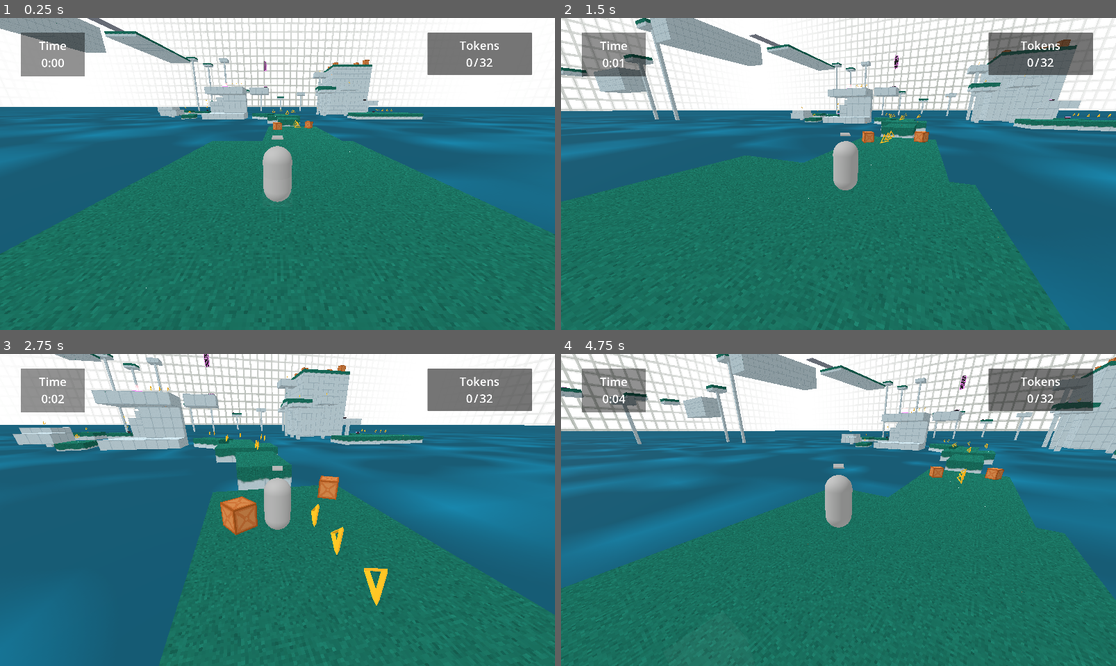
Above: before the commit, frames 1-4 (two rows, left to right).
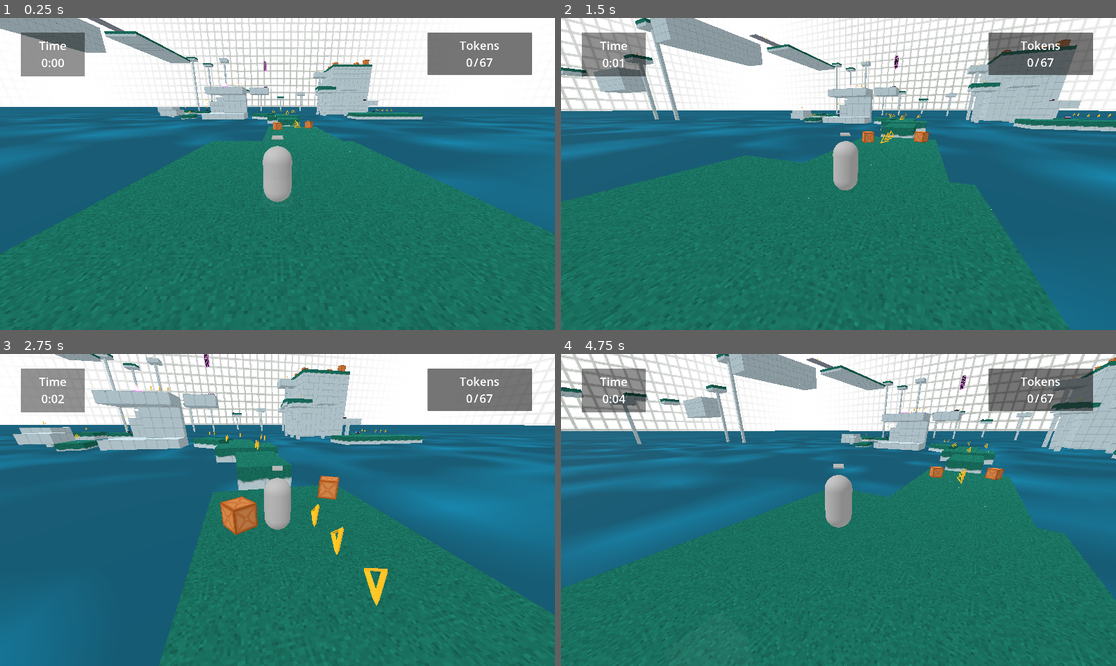
Above: after the commit, the same moments.

Repository: Nigel-Karunaratne/3DPlatformer_Godot4
Game: Godot game, scene res://level_scenes/monument1.tscn
Same seed, same stepped clock (60 frames per second), same inputs: the game is played once before the commit and once after it. The project has no main scene, so this scene is started directly.
Inputs (mouse positions are in pixels of both pictures, inside the frame that each line leads up to):
- Up to frame 1 (0.25 s): no input
- Up to frame 2 (1.5 s): tap Enter at 0.5 s; move the mouse to (866, 174) at 0.52 s; hold W (move_forward) from 0.53 s (still down); tap R at 0.6 s; tap Space (jump) at 0.77 s; move the mouse to (810, 174) at 1.27 s; tap T at 1.35 s
- Up to frame 3 (2.75 s): keep holding W (move_forward); tap Space (jump) at 1.52 s; move the mouse to (288, 503) at 2.02 s; hold F from 2.03 s (still down)
- Up to frame 4 (4.75 s): keep holding W (move_forward); move the mouse to (832, 516) at 2.77 s; release F at 2.78 s; tap R at 2.85 s; tap Space (jump) at 3.02, 3.77, 4.52 s; move the mouse to (877, 513) at 3.52 s; tap T at 3.6 s; right-click (877, 513) at 4.25 s; move the mouse to (794, 506) at 4.27 s; tap F at 4.35 s

The runs differ from the first frame. In frame 1, less than 0.1% of the frame differs, in the area x 18-89%, y 0-24%; in frame 2, less than 0.1%, in the area x 13-89%, y 5-24%; in frame 3, less than 0.1%; in frame 4, less than 0.1%.

Commit message:
Finish adding collectables to level

Diff:
--- a/level_scenes/monument1.tscn
+++ b/level_scenes/monument1.tscn
@@ -48,7 +48,7 @@
 level = 1
 checkpoints = [NodePath("../Checkpoints/CheckpointNode3D2"), NodePath("../Checkpoints/CheckpointNode3D3"), NodePath("../Checkpoints/CheckpointNode3D4"), NodePath("../Checkpoints/CheckpointINode3D")]
 current_checkpoint = NodePath("../Checkpoints/CheckpointINode3D")
-level_collectable_count = 32
+level_collectable_count = 67
 game_ui = NodePath("../GameUIControl")
 death_ui = NodePath("../DeathUIControl")
 pause_ui = NodePath("../PauseUIControl")
@@ -438,14 +438,119 @@
 [node name="CollectableNode3D33" parent="Collectables" instance=ExtResource("20_opsjm")]
 transform = Transform3D(1, 0, 0, 0, 1, 0, 0, 0, 1, 39, 2.5, -71.5)
 
-[node name="CollectableNode3D34" parent="Collectables" instance=ExtResource("20_opsjm")]
-transform = Transform3D(1, 0, 0, 0, 1, 0, 0, 0, 1, 30, 13, -80)
-
 [node name="CollectableNode3D35" parent="Collectables" instance=ExtResource("20_opsjm")]
 transform = Transform3D(1, 0, 0, 0, 1, 0, 0, 0, 1, 20.5, 12, -78.5)
 
 [node name="CollectableNode3D36" parent="Collectables" instance=ExtResource("20_opsjm")]
 transform = Transform3D(1, 0, 0, 0, 1, 0, 0, 0, 1, 21, 20, -96.5)
+
+[node name="CollectableNode3D37" parent="Collectables" instance=ExtResource("20_opsjm")]
+transform = Transform3D(1, 0, 0, 0, 1, 0, 0, 0, 1, 34, 23, -110.5)
+
+[node name="CollectableNode3D38" parent="Collectables" instance=ExtResource("20_opsjm")]
+transform = Transform3D(1, 0, 0, 0, 1, 0, 0, 0, 1, 34, 23, -112)
+
+[node name="CollectableNode3D39" parent="Collectables" instance=ExtResource("20_opsjm")]
+transform = Transform3D(1, 0, 0, 0, 1, 0, 0, 0, 1, 34, 23, -109)
+
+[node name="CollectableNode3D40" parent="Collectables" instance=ExtResource("20_opsjm")]
+transform = Transform3D(1, 0, 0, 0, 1, 0, 0, 0, 1, 34, 21, -125.5)
+
+[node name="CollectableNode3D41" parent="Collectables" instance=ExtResource("20_opsjm")]
+transform = Transform3D(1, 0, 0, 0, 1, 0, 0, 0, 1, 34, 20.5, -127)
+
+[node name="CollectableNode3D42" parent="Collectables" instance=ExtResource("20_opsjm")]
+transform = Transform3D(1, 0, 0, 0, 1, 0, 0, 0, 1, 32.5, 18.5, -135)
+
+[node name="CollectableNode3D43" parent="Collectables" instance=ExtResource("20_opsjm")]
+transform = Transform3D(1, 0, 0, 0, 1, 0, 0, 0, 1, 32.5, 18, -136.5)
+
+[node name="CollectableNode3D46" parent="Collectables" instance=ExtResource("20_opsjm")]
+transform = Transform3D(1, 0, 0, 0, 1, 0, 0, 0, 1, 19, 15, -158)
+
+[node name="CollectableNode3D47" parent="Collectables" instance=ExtResource("20_opsjm")]
+transform = Transform3D(1, 0, 0, 0, 1, 0, 0, 0, 1, -13.5, 17.5, -158)
+
+[node name="CollectableNode3D48" parent="Collectables" instance=ExtResource("20_opsjm")]
+transform = Transform3D(1, 0, 0, 0, 1, 0, 0, 0, 1, -41, 38.5, -158)
+
+[node name="CollectableNode3D49" parent="Collectables" instance=ExtResource("20_opsjm")]
+transform = Transform3D(1, 0, 0, 0, 1, 0, 0, 0, 1, -65, 39.5, -157)
+
+[node name="CollectableNode3D50" parent="Collectables" instance=ExtResource("20_opsjm")]
+transform = Transform3D(1, 0, 0, 0, 1, 0, 0, 0, 1, -66.5, 36.5, -145)
+
+[node name="CollectableNode3D51" parent="Collectables" instance=ExtResource("20_opsjm")]
+transform = Transform3D(1, 0, 0, 0, 1, 0, 0, 0, 1, -66.5, 36.5, -143.5)
+
+[node name="CollectableNode3D52" parent="Collectables" instance=ExtResource("20_opsjm")]
+transform = Transform3D(1, 0, 0, 0, 1, 0, 0, 0, 1, -66.5, 36.5, -142)
+
+[node name="CollectableNode3D53" parent="Collectables" instance=ExtResource("20_opsjm")]
+transform = Transform3D(1, 0, 0, 0, 1, 0, 0, 0, 1, -66.5, 36.5, -140.5)
+
+[node name="CollectableNode3D54" parent="Collectables" instance=ExtResource("20_opsjm")]
+transform = Transform3D(1, 0, 0, 0, 1, 0, 0, 0, 1, -71, 36.5, -127.5)
+
+[node name="CollectableNode3D55" parent="Collectables" instance=ExtResource("20_opsjm")]
+transform = Transform3D(1, 0, 0, 0, 1, 0, 0, 0, 1, -71, 36.5, -126)
+
+[node name="CollectableNode3D56" parent="Collectables" instance=ExtResource("20_opsjm")]
+transform = Transform3D(1, 0, 0, 0, 1, 0, 0, 0, 1, -71, 36.5, -124.5)
+
+[node name="CollectableNode3D57" parent="Collectables" instance=ExtResource("20_opsjm")]
+transform = Transform3D(1, 0, 0, 0, 1, 0, 0, 0, 1, -71, 36.5, -123)
+
+[node name="CollectableNode3D58" parent="Collectables" instance=ExtResource("20_opsjm")]
+transform = Transform3D(1, 0, 0, 0, 1, 0, 0, 0, 1, -75, 36.5, -109)
+
+[node name="CollectableNode3D59" parent="Collectables" instance=ExtResource("20_opsjm")]
+transform = Transform3D(1, 0, 0, 0, 1, 0, 0, 0, 1, -75, 36.5, -107.5)
+
+[node name="CollectableNode3D60" parent="Collectables" instance=ExtResource("20_opsjm")]
+transform = Transform3D(1, 0, 0, 0, 1, 0, 0, 0, 1, -75, 36.5, -106)
+
+[node name="CollectableNode3D61" parent="Collectables" instance=ExtResource("20_opsjm")]
+transform = Transform3D(1, 0, 0, 0, 1, 0, 0, 0, 1, -75, 36.5, -104.5)
+
+[node name="CollectableNode3D62" parent="Collectables" instance=ExtResource("20_opsjm")]
+transform = Transform3D(1, 0, 0, 0, 1, 0, 0, 0, 1, -71, 36.5, -89)
+
+[node name="CollectableNode3D63" parent="Collectables" instance=ExtResource("20_opsjm")]
+transform = Transform3D(1, 0, 0, 0, 1, 0, 0, 0, 1, -71, 36.5, -87.5)
+
+[node name="CollectableNode3D64" parent="Collectables" instance=ExtResource("20_opsjm")]
+transform = Transform3D(1, 0, 0, 0, 1, 0, 0, 0, 1, -71, 36.5, -86)
+
+[node name="CollectableNode3D65" parent="Collectables" instance=ExtResource("20_opsjm")]
+transform = Transform3D(1, 0, 0, 0, 1, 0, 0, 0, 1, -71, 36.5, -84.5)
+
+[node name="CollectableNode3D66" parent="Collectables" instance=ExtResource("20_opsjm")]
+transform = Transform3D(1, 0, 0, 0, 1, 0, 0, 0, 1, -99, 24, -47)
+
+[node name="CollectableNode3D69" parent="Collectables" instance=ExtResource("20_opsjm")]
+transform = Transform3D(1, 0, 0, 0, 1, 0, 0, 0, 1, -109.5, 17.5, -17)
+
+[node name="CollectableNode3D70" parent="Collectables" instance=ExtResource("20_opsjm")]
+transform = Transform3D(1, 0, 0, 0, 1, 0, 0, 0, 1, -111.5, 37.5, 5)
+
+[node name="CollectableNode3D71" parent="Collectables" instance=ExtResource("20_opsjm")]
+transform = Transform3D(1, 0, 0, 0, 1, 0, 0, 0, 1, -111.5, 37.5, 6.5)
+
+[node name="CollectableNode3D72" parent="Collectables" instance=ExtResource("20_opsjm")]
+transform = Transform3D(1, 0, 0, 0, 1, 0, 0, 0, 1, -111.5, 37.5, 8)
+
+[node name="CollectableNode3D67" parent="Collectables" instance=ExtResource("20_opsjm")]
+transform = Transform3D(1, 0, 0, 0, 1, 0, 0, 0, 1, -122.5, 20.5, -47.5)
+
+[node name="CollectableNode3D68" parent="Collectables" instance=ExtResource("20_opsjm")]
+transform = Transform3D(1, 0, 0, 0, 1, 0, 0, 0, 1, -121, 20.5, -47.5)
+
+[node name="CollectableNode3D44" parent="Collectables" instance=ExtResource("20_opsjm")]
+transform = Transform3D(1, 0, 0, 0, 1, 0, 0, 0, 1, 36, 17, -140)
+
+[node name="CollectableNode3D45" parent="Collectables" instance=ExtResource("20_opsjm")]
+transform = Transform3D(1, 0, 0, 0, 1, 0, 0, 0, 1, 36, 16.5, -141.5)
 
 [node name="CollectableNode3D16" parent="Collectables" instance=ExtResource("20_opsjm")]
 transform = Transform3D(1, 0, 0, 0, 1, 0, 0, 0, 1, -5, 2.5, -59.5)
